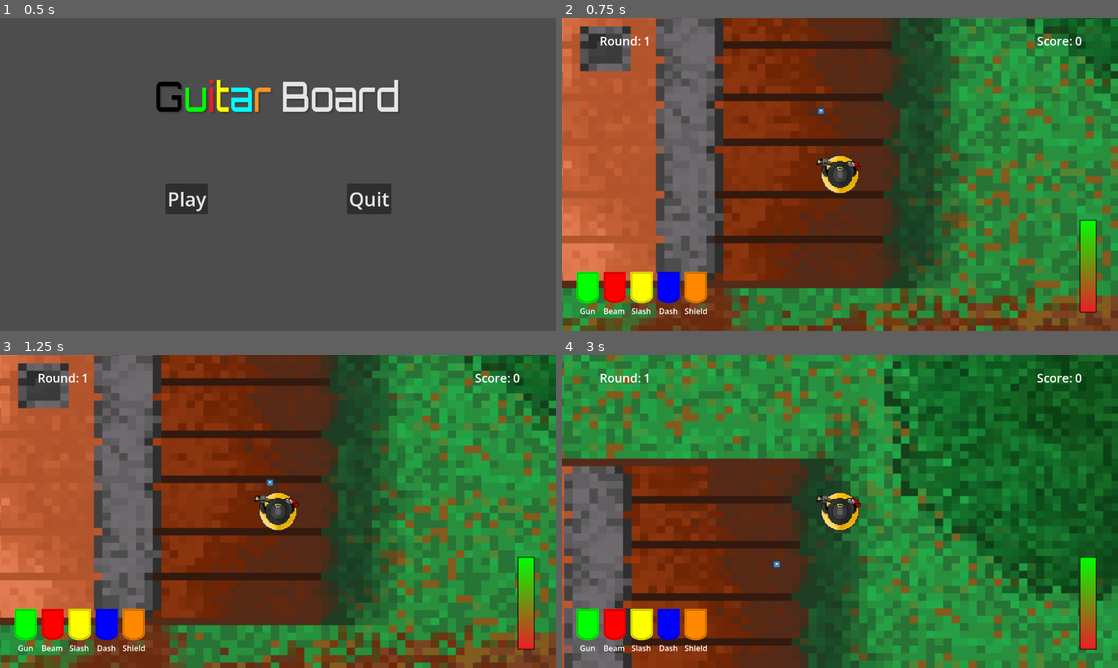
Above: before the commit, frames 1-4 (two rows, left to right).
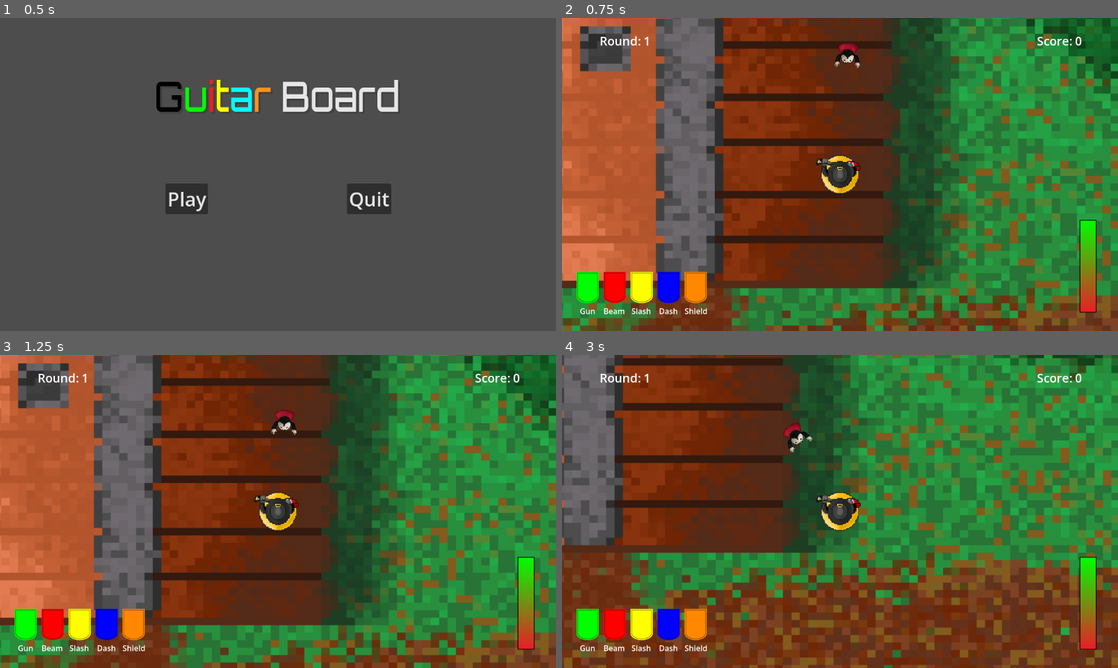
Above: after the commit, the same moments.

Repository: Rhyslan/GuitarBoard_Game
Game: Godot game, scene res://scenes/title/title_screen.tscn
The game is run twice, just before and just after one commit, with the same random seed, the same clock (stepped at 60 frames per second) and the same inputs. The engine's default icon, where the game draws it, is replaced by a stand-in: a white triangle on a blue panel in a dark square.
Inputs:
- Up to frame 1 (0.5 s): no input
- Up to frame 2 (0.75 s): click "Play" at 0.5 s
- Up to frame 3 (1.25 s): no input
- Up to frame 4 (3 s): hold D (Right) 1.28-2.03 s; hold Left (Attack) 1.28-2.03 s; tap Space (Jump) at 1.52, 2.27 s; tap 5 (Shield) at 1.55, 2.1 s; hold S (Down) 2.03-2.78 s; tap Left (Attack) at 2.3 s; hold D (Right) from 2.78 s (still down); hold Left (Attack) from 2.78 s (still down)

Frame 1 is identical in both runs. In frame 2, 0.3% of the frame differs, in the area x 45-54%, y 7-32%; in frame 3, 0.3%; in frame 4, 76%, in the area x 0-100%, y 0-100%.

Commit message:
all enemy sprites and logic

Diff:
--- a/guitar-board/entities/enemies/RangedMob.tscn
+++ /dev/null
@@ -1,13 +0,0 @@
-[gd_scene format=3 uid="uid://cssvipewgnaki"]
-
-[ext_resource type="PackedScene" uid="uid://b0j21hee1km24" path="res://entities/enemies/mob.tscn" id="1_2i5lt"]
-[ext_resource type="Script" path="res://entities/enemies/ranged_mob.gd" id="2_u4pwx"]
-[ext_resource type="PackedScene" uid="uid://baafp1syp61na" path="res://entities/enemies/enemyprojectile.tscn" id="3_elx1h"]
-
-[node name="RangedMob" unique_id=409378065 instance=ExtResource("1_2i5lt")]
-script = ExtResource("2_u4pwx")
-attack_range = 400.0
-stop_range = 350.0
-fire_rate = 2
-enemyprojectile_scene = ExtResource("3_elx1h")
-dmg_per_sec = 1.0
--- a/guitar-board/entities/enemies/enemies.gd
+++ b/guitar-board/entities/enemies/enemies.gd
@@ -5,6 +5,7 @@
 @export var health := 2.0
 @export var dmg_per_sec := 1.0
 @export var point_value := 1
+@export var speed := 200.0
 
 var knockback_vel := Vector2.ZERO
 
@@ -16,9 +17,14 @@
 #follows player position
 func _physics_process(delta: float):
 	var direction = global_position.direction_to(player.global_position)
-	velocity = direction * 300.0
+	var distance_to_player = global_position.distance_to(player.global_position)
+	look_at(player.global_position)
+	if distance_to_player > 85:
+		velocity = direction * speed
+	else:
+		velocity = Vector2.ZERO
+
 	velocity += knockback_vel
-
 	move_and_slide()
 
 	#enemy collision
--- a/guitar-board/entities/enemies/enemyprojectile.tscn
+++ b/guitar-board/entities/enemies/enemyprojectile.tscn
@@ -1,25 +1,25 @@
 [gd_scene format=3 uid="uid://baafp1syp61na"]
 
 [ext_resource type="Script" uid="uid://cnrsc1pk48hed" path="res://entities/enemies/enemyprojectile.gd" id="1_ffqjl"]
-[ext_resource type="Texture2D" uid="uid://rr48l62p684p" path="res://assets/player/actions/Shield.png" id="1_v8wmu"]
+[ext_resource type="Texture2D" uid="uid://dhwkakpxpqmpi" path="res://assets/enemies/vampire_projectile.png" id="2_ffqjl"]
 
 [sub_resource type="CircleShape2D" id="CircleShape2D_ffqjl"]
-radius = 10.9375105
+radius = 12.305664
 
 [node name="Projectile" type="Area2D" unique_id=873994230]
-scale = Vector2(0.23888037, 0.28103784)
+scale = Vector2(0.8576708, 0.7197204)
 collision_layer = 4
 collision_mask = 4
 script = ExtResource("1_ffqjl")
 
 [node name="Sprite2D" type="Sprite2D" parent="." unique_id=2073810947]
-position = Vector2(1, -18)
-scale = Vector2(0.020068053, 0.016964285)
-texture = ExtResource("1_v8wmu")
+rotation = 1.5707964
+scale = Vector2(0.1926985, 0.17543964)
+texture = ExtResource("2_ffqjl")
 
 [node name="CollisionShape2D" type="CollisionShape2D" parent="." unique_id=2051662846]
-position = Vector2(1, -19)
-scale = Vector2(1.9199982, 1.7200011)
+rotation = 1.5707964
+scale = Vector2(2.5281913, 3.0847285)
 shape = SubResource("CircleShape2D_ffqjl")
 
 [connection signal="body_entered" from="." to="." method="_on_body_entered"]
--- a/guitar-board/entities/enemies/mob.tscn
+++ b/guitar-board/entities/enemies/mob.tscn
@@ -1,27 +1,33 @@
 [gd_scene format=3 uid="uid://b0j21hee1km24"]
 
 [ext_resource type="Script" uid="uid://bsoc7oe4ak8bt" path="res://entities/enemies/enemies.gd" id="1_d8mg4"]
-[ext_resource type="Texture2D" uid="uid://ia7x8qr8jrxi" path="res://icon.svg" id="2_ns7y6"]
+[ext_resource type="Texture2D" uid="uid://cct7lqu45trvs" path="res://assets/enemies/vampire.png" id="2_d8mg4"]
 
 [sub_resource type="RectangleShape2D" id="RectangleShape2D_483dy"]
-size = Vector2(33, 31)
+size = Vector2(113.63928, 117.52788)
 
 [sub_resource type="RectangleShape2D" id="RectangleShape2D_xapus"]
+size = Vector2(68.428955, 79.47941)
 
 [node name="Mob" type="CharacterBody2D" unique_id=409378065 groups=["mobs"]]
-collision_layer = 3
-collision_mask = 3
-platform_floor_layers = 4294901760
+position = Vector2(1.1920929e-07, -1.9073486e-06)
+scale = Vector2(0.8047523, 0.71943617)
+collision_layer = 2
+collision_mask = 0
+platform_floor_layers = 4294901761
+platform_wall_layers = 1
 script = ExtResource("1_d8mg4")
 dmg_per_sec = 5.0
+speed = 250.0
 
 [node name="Sprite2D" type="Sprite2D" parent="." unique_id=419129148]
 position = Vector2(-3.5527137e-15, -16)
+rotation = 1.5707964
 scale = Vector2(0.26504743, 0.24487862)
-texture = ExtResource("2_ns7y6")
+texture = ExtResource("2_d8mg4")
 
 [node name="CollisionShape2D" type="CollisionShape2D" parent="." unique_id=1189409366]
-position = Vector2(0, -16)
+position = Vector2(4.4857616, -21.335922)
 shape = SubResource("RectangleShape2D_483dy")
 
 [node name="Area2D" type="Area2D" parent="." unique_id=823155647 groups=["mobs"]]
@@ -29,7 +35,8 @@
 scale = Vector2(-1.704392, 1.5044888)
 
 [node name="CollisionShape2D" type="CollisionShape2D" parent="Area2D" unique_id=534674006]
-position = Vector2(2, -42)
+position = Vector2(0.005564511, -44.408386)
+scale = Vector2(1.0000004, 1)
 shape = SubResource("RectangleShape2D_xapus")
 
 [node name="NavigationAgent2D" type="NavigationAgent2D" parent="." unique_id=1389526358]
--- a/guitar-board/entities/enemies/ranged_mob.gd
+++ b/guitar-board/entities/enemies/ranged_mob.gd
@@ -11,7 +11,7 @@
 func _physics_process(_delta: float):
 	var distance_to_player = global_position.distance_to(player.global_position)
 	var direction = global_position.direction_to(player.global_position)
-
+	look_at(player.global_position)
 	#Movement + Pause
 	if distance_to_player > stop_range:
 		velocity = direction * 200.0
@@ -34,6 +34,7 @@
 	#Trajectory
 	projectile.global_position = global_position
 	projectile.direction = global_position.direction_to(player.global_position)
+	projectile.rotation = projectile.direction.angle()
 
 	await get_tree().create_timer(fire_rate).timeout
 	can_shoot = true
--- /dev/null
+++ b/guitar-board/entities/enemies/ranged_mob.tscn
@@ -0,0 +1,22 @@
+[gd_scene format=3 uid="uid://cssvipewgnaki"]
+
+[ext_resource type="PackedScene" uid="uid://b0j21hee1km24" path="res://entities/enemies/mob.tscn" id="1_2i5lt"]
+[ext_resource type="Script" uid="uid://c7ei7reyxsxfr" path="res://entities/enemies/ranged_mob.gd" id="2_u4pwx"]
+[ext_resource type="PackedScene" uid="uid://baafp1syp61na" path="res://entities/enemies/enemyprojectile.tscn" id="3_elx1h"]
+[ext_resource type="Texture2D" uid="uid://b6d2vawevfhgs" path="res://assets/enemies/vampire_range.png" id="4_2nu7c"]
+
+[node name="RangedMob" unique_id=409378065 instance=ExtResource("1_2i5lt")]
+position = Vector2(-5.9604645e-08, 0)
+scale = Vector2(0.8509059, 0.7599666)
+script = ExtResource("2_u4pwx")
+attack_range = 450.0
+stop_range = 400.0
+fire_rate = 2
+enemyprojectile_scene = ExtResource("3_elx1h")
+dmg_per_sec = 1.0
+speed = 150.0
+
+[node name="Sprite2D" parent="." index="0" unique_id=419129148]
+position = Vector2(1.4952537, -19.811928)
+scale = Vector2(0.19140956, 0.18239434)
+texture = ExtResource("4_2nu7c")
--- /dev/null
+++ b/guitar-board/entities/enemies/tank_mob.tscn
@@ -0,0 +1,16 @@
+[gd_scene format=3 uid="uid://bp20vplt8coop"]
+
+[ext_resource type="PackedScene" uid="uid://b0j21hee1km24" path="res://entities/enemies/mob.tscn" id="1_5vijf"]
+[ext_resource type="Script" uid="uid://br3psfrbmrc12" path="res://tank_mob.gd" id="2_aryvl"]
+
+[node name="TankMob" unique_id=409378065 instance=ExtResource("1_5vijf")]
+scale = Vector2(3.8619037, 3.9617565)
+script = ExtResource("2_aryvl")
+idle_time = 3.0
+windup_time = 0.8
+charge_duration = 1.2
+charge_speed = 500.0
+health = 20.0
+dmg_per_sec = 8.0
+point_value = 5
+speed = 0.0
--- a/guitar-board/entities/player/player.tscn
+++ b/guitar-board/entities/player/player.tscn
@@ -11,8 +11,8 @@
 radius = 74.168724
 
 [node name="Player" type="CharacterBody2D" unique_id=2057214509]
-collision_layer = 4
-collision_mask = 4
+collision_layer = 7
+collision_mask = 7
 script = ExtResource("1_abrql")
 
 [node name="KnockbackWave" parent="." unique_id=1618058073 instance=ExtResource("5_fkugw")]
--- a/guitar-board/scenes/test/test.gd
+++ b/guitar-board/scenes/test/test.gd
@@ -22,7 +22,7 @@
 	# random spawning anywhere on path2d rectangle
 #mob blueprints
 @export var RangedMob: PackedScene
-
+@export var TankMob: PackedScene
 func spawn_mob():
 	var new_mob = mob.instantiate()
 	var new_rangedmob = RangedMob.instantiate()
@@ -30,6 +30,14 @@
 	new_mob.global_position = %PathFollow2D.global_position
 	add_child(new_mob)
 	add_child(new_rangedmob)
+	#Only one tank mob at at time
+	if get_tree().get_node_count_in_group("tanks") == 0:
+		var new_tankmob = TankMob.instantiate()
+		new_tankmob.add_to_group("tanks")
+
+		%PathFollow2D.progress_ratio = randf()
+		new_tankmob.global_position = %PathFollow2D.global_position
+		add_child(new_tankmob)
 
 	#connected spawner to timer
 	#change wait time in inspector for timer to increase or decrease rate
--- a/guitar-board/scenes/test/test.tscn
+++ b/guitar-board/scenes/test/test.tscn
@@ -2,7 +2,7 @@
 
 [ext_resource type="Script" uid="uid://ch6mhsl4nbe4e" path="res://scenes/test/test.gd" id="1_da6vm"]
 [ext_resource type="PackedScene" uid="uid://bg6bi64miavng" path="res://entities/player/player.tscn" id="2_st4qh"]
-[ext_resource type="PackedScene" uid="uid://cssvipewgnaki" path="res://entities/enemies/RangedMob.tscn" id="2_we7ej"]
+[ext_resource type="PackedScene" uid="uid://cssvipewgnaki" path="res://entities/enemies/ranged_mob.tscn" id="2_we7ej"]
 [ext_resource type="Texture2D" uid="uid://csf0vja8c25c7" path="res://assets/map/Tile1.png" id="3_k6n02"]
 [ext_resource type="Script" uid="uid://bhyhscjyq2jpa" path="res://scenes/test/ui.gd" id="3_st4qh"]
 [ext_resource type="Texture2D" uid="uid://duq32ecg4a3i3" path="res://assets/ui/BarBack.png" id="4_2ns80"]
@@ -11,7 +11,7 @@
 [ext_resource type="PackedScene" uid="uid://b0j21hee1km24" path="res://entities/enemies/mob.tscn" id="5_oj4i3"]
 [ext_resource type="Texture2D" uid="uid://c041sbtryml1a" path="res://assets/ui/HealthBack.png" id="6_saoeg"]
 [ext_resource type="Texture2D" uid="uid://dyl6nv8lyq2i4" path="res://assets/ui/HealthProgress.png" id="7_we7ej"]
-[ext_resource type="PackedScene" uid="uid://baafp1syp61na" path="res://entities/enemies/enemyprojectile.tscn" id="12_xi5sv"]
+[ext_resource type="PackedScene" uid="uid://bp20vplt8coop" path="res://entities/enemies/tank_mob.tscn" id="13_2dgve"]
 
 [sub_resource type="Curve2D" id="Curve2D_st4qh"]
 _data = {
@@ -22,6 +22,7 @@
 [node name="Test" type="Node2D" unique_id=1115389140]
 script = ExtResource("1_da6vm")
 RangedMob = ExtResource("2_we7ej")
+TankMob = ExtResource("13_2dgve")
 
 [node name="Sprite2D" type="Sprite2D" parent="." unique_id=539078965]
 position = Vector2(2289.5, 1898.5)
@@ -285,8 +286,6 @@
 
 [node name="Player" parent="." unique_id=2057214509 node_paths=PackedStringArray("ui") instance=ExtResource("2_st4qh")]
 position = Vector2(1482, 901)
-collision_layer = 7
-collision_mask = 7
 platform_floor_layers = 4294901767
 platform_wall_layers = 7
 ui = NodePath("../UI Canvas/UI")
@@ -310,15 +309,7 @@
 script = ExtResource("4_51e2l")
 
 [node name="Mob" parent="." unique_id=409378065 instance=ExtResource("5_oj4i3")]
-position = Vector2(1388, 607)
-collision_layer = 2
-collision_mask = 2
-
-[node name="RangedMob" parent="." unique_id=1790917556 instance=ExtResource("2_we7ej")]
-collision_layer = 2
-collision_mask = 2
-
-[node name="Projectile" parent="." unique_id=873994230 instance=ExtResource("12_xi5sv")]
+position = Vector2(1505, 360)
 
 [connection signal="round_change" from="." to="UI Canvas/UI" method="_on_test_round_change"]
 [connection signal="round_change" from="." to="SpawnTimer" method="_on_round_change"]
--- /dev/null
+++ b/guitar-board/tank_mob.gd
@@ -0,0 +1,58 @@
+extends Mob #inherit mob stats
+
+@export_category("Charge Mechanics")
+@export var idle_time := 3.0
+@export var windup_time := 0.8
+@export var charge_duration := 1.2
+@export var charge_speed := 500.0
+
+#Created a State Machine for the boss
+enum State { IDLE, WINDUP, CHARGE }
+var current_state = State.IDLE
+
+var state_timer := idle_time
+var locked_direction := Vector2.ZERO
+
+func _physics_process(delta: float):
+	state_timer -= delta
+	look_at(player.global_position)
+
+	match current_state:
+		State.IDLE:
+			velocity = Vector2.ZERO
+			if state_timer <= 0.0:
+				enter_windup()
+
+		State.WINDUP:
+			velocity = Vector2.ZERO
+			if state_timer <= 0.0:
+				enter_charge()
+
+		State.CHARGE:
+			# No tracking
+			velocity = locked_direction * charge_speed
+			if state_timer <= 0.0:
+				enter_idle()
+
+	# Inherited physics from Mob
+	velocity += knockback_vel
+	move_and_slide()
+
+func enter_windup():
+	current_state = State.WINDUP
+	state_timer = windup_time
+
+	# Visual Telegraph
+	modulate = Color.RED
+
+func enter_charge():
+	current_state = State.CHARGE
+	state_timer = charge_duration
+	modulate = Color.WHITE
+
+	#locked trajectory
+	locked_direction = global_position.direction_to(player.global_position)
+
+func enter_idle():
+	current_state = State.IDLE
+	state_timer = idle_time
Binary file added: guitar-board/assets/enemies/vampire.png
Not shown, added: guitar-board/assets/enemies/vampire.png.import
Binary file added: guitar-board/assets/enemies/vampire_projectile.png
Not shown, added: guitar-board/assets/enemies/vampire_projectile.png.import
Binary file added: guitar-board/assets/enemies/vampire_range.png
Not shown, added: guitar-board/assets/enemies/vampire_range.png.import
Not shown, added: guitar-board/tank_mob.gd.uid
